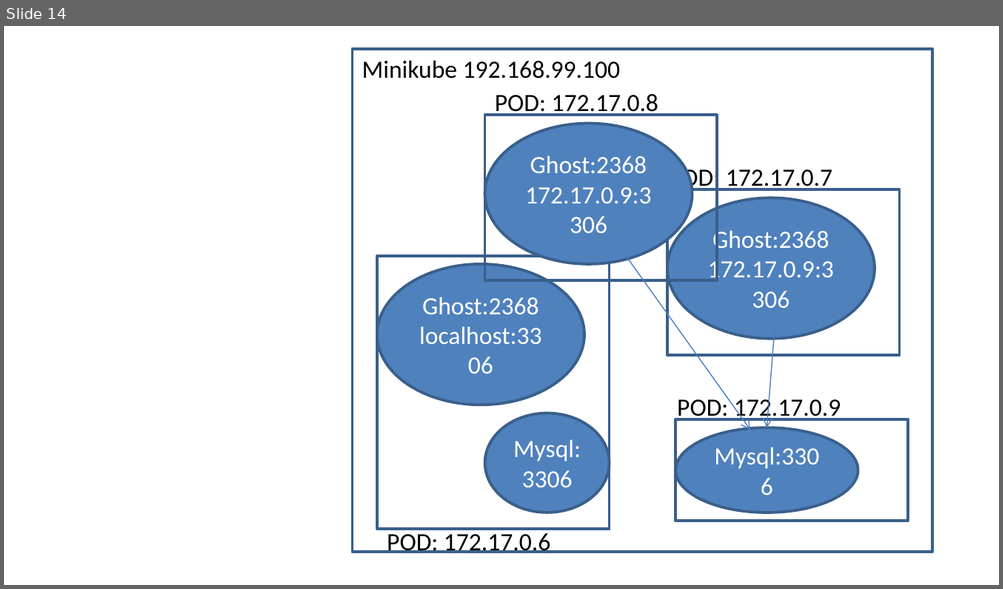
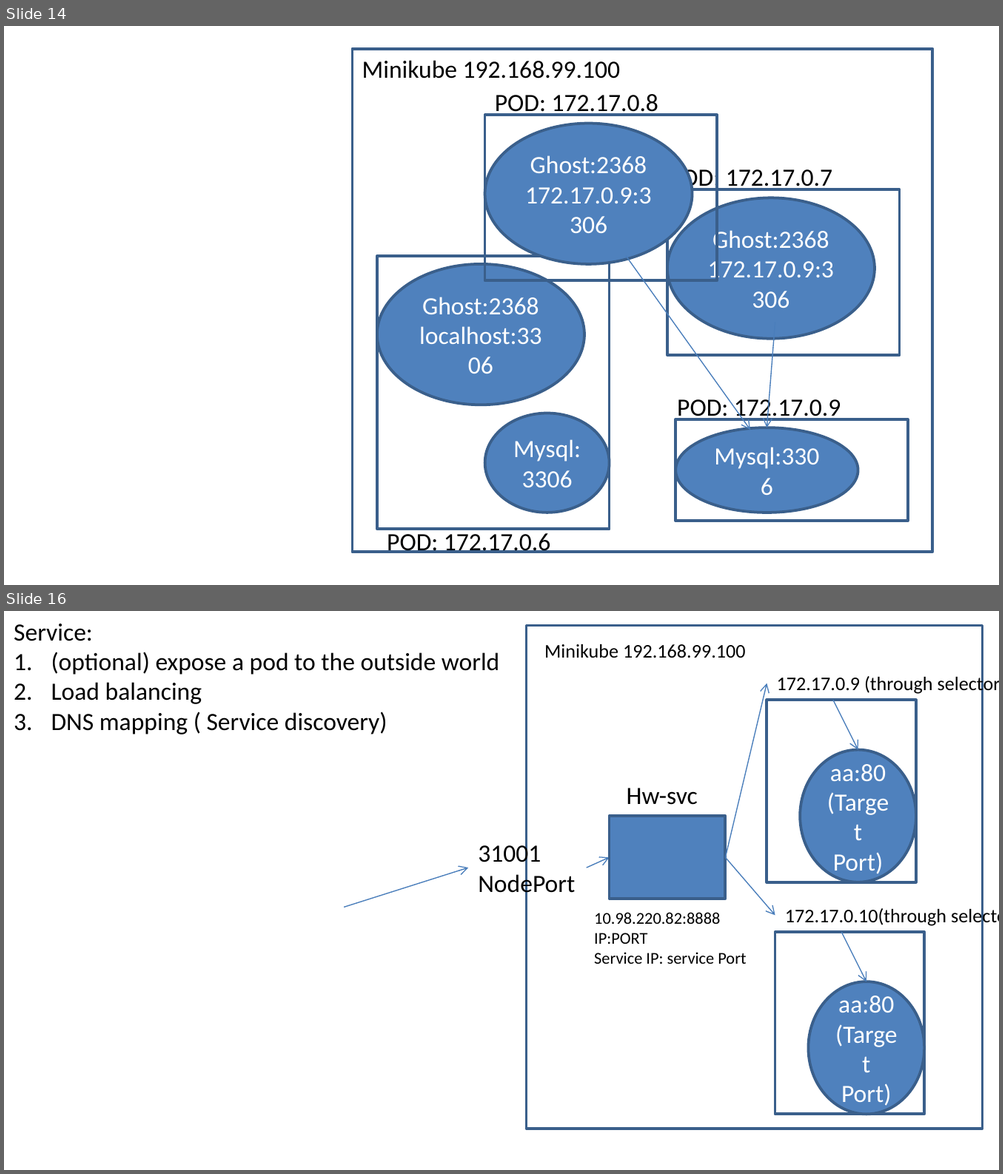
Before and after one commit to AdityaSP/ora-jun10-dock-kube, a slide deck: rough-diag.pptx. Shown one above the other, each under a label of ours: slide 14 before the commit, slides 14 and 16 after it; the slides between them are not shown. The pictures are 1003x589 and 1003x1174 pixels, drawn with LibreOffice and Linux fonts; fonts in the diff are those of the drawing. Boxes give left, top, right and bottom in pixels: in the first picture for what was removed or moved away, otherwise in the second. Text is boxed around its words. In the diff, an @@ line names an element or a change of style, - is before the commit and + after.

```diff
--- a/rough-diag.pptx
+++ b/rough-diag.pptx
@@ slide 16 added at [4, 611, 999, 1170], background #FFFFFF @@
@@ text added at [14, 624, 499, 735], 18 pt, text #000000 @@
+Service:
+1. (optional) expose a pod to the outside world
+2. Load balancing
+3. DNS mapping ( Service discovery)
@@ rectangle added at [526, 626, 982, 1129], outline #3A5F8C 2 pt @@
@@ text added at [544, 644, 745, 658], 14 pt, text #000000 @@
+Minikube 192.168.99.100
@@ text added at [777, 675, 999, 695], 14 pt, text #000000 @@
+172.17.0.9 (through selector)
@@ arrow added from (725, 857) to (767, 684), #4B7EBC 0.75 pt @@
@@ rectangle added at [767, 701, 916, 883], outline #3A5F8C 2 pt @@
@@ arrow added from (833, 701) to (857, 750), #4B7EBC 0.75 pt @@
@@ ellipse added at [800, 750, 916, 883], fill #4F81BD, outline #3A5F8C 2 pt, 18 pt, text #FFFFFF @@
+aa:80(Target Port)
@@ text added at [626, 788, 697, 805], 18 pt, text #000000 @@
+Hw-svc
@@ rectangle added at [609, 816, 725, 898], fill #4F81BD, outline #3A5F8C 2 pt @@
@@ text added at [478, 842, 575, 898], 18 pt, text #000000 @@
+31001
+NodePort
@@ arrow added from (344, 908) to (469, 868), #4B7EBC 0.75 pt @@
@@ arrow added from (586, 868) to (609, 857), #4B7EBC 0.75 pt @@
@@ arrow added from (725, 857) to (775, 915), #4B7EBC 0.75 pt @@
@@ text added at [594, 912, 745, 964], 12 pt, text #000000 @@
+10.98.220.82:8888
+IP:PORT
+Service IP: service Port
@@ text added at [785, 908, 946, 926], 14 pt, text #000000 @@
+172.17.0.10(through selector
@@ rectangle added at [775, 932, 924, 1114], outline #3A5F8C 2 pt @@
@@ arrow added from (842, 932) to (866, 982), #4B7EBC 0.75 pt @@
@@ ellipse added at [808, 982, 924, 1114], fill #4F81BD, outline #3A5F8C 2 pt, 18 pt, text #FFFFFF @@
+aa:80(Target Port)
```
Also in this commit, not shown: 1 slide changed, 5 other slides added.
